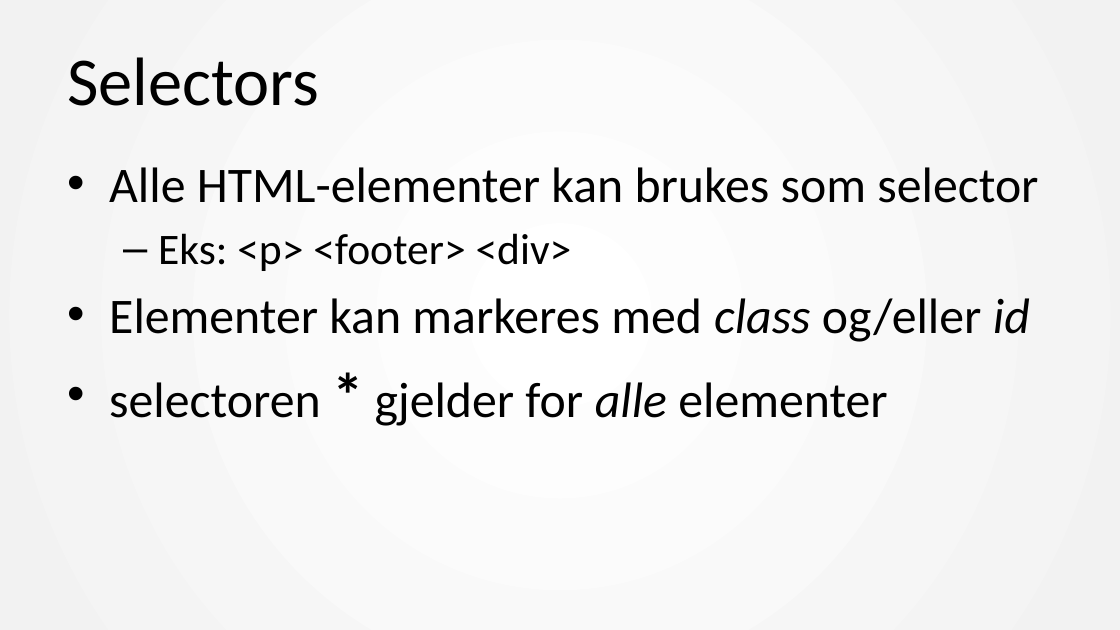
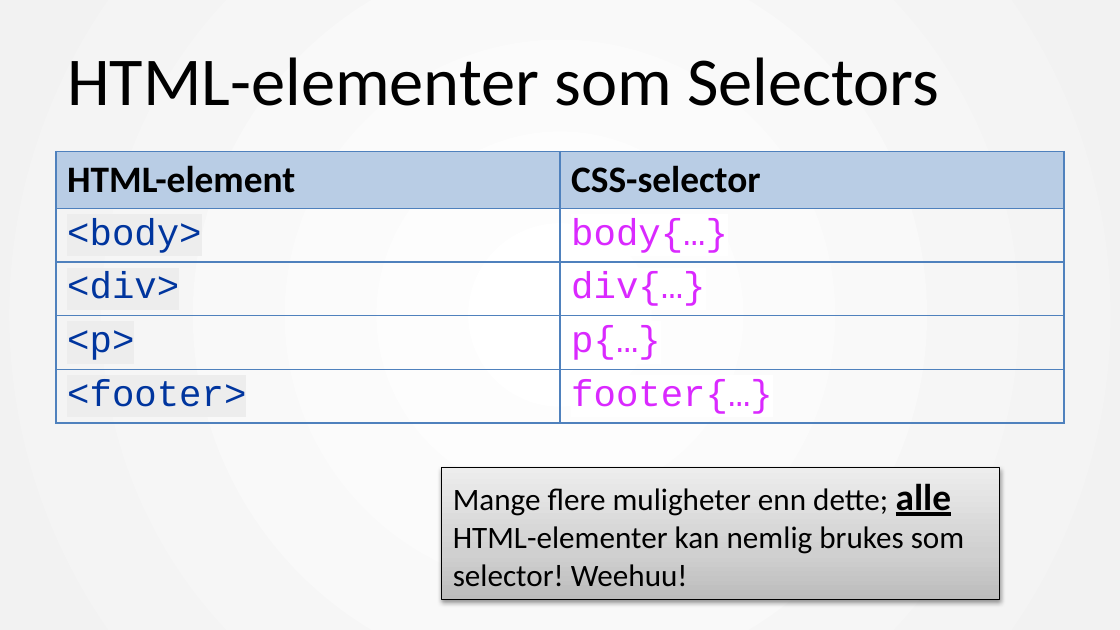
Before and after one commit to mesan/css-kurs, a slide deck: slide 12 of Foiler/1. CSS basic.pptx (slide 11 before the commit). Drawn at 1120x630 pixels with LibreOffice and Linux fonts; fonts in the diff are those of the drawing. Boxes give left, top, right and bottom in pixels: in the first picture for what was removed or moved away, otherwise in the second. Text is boxed around its words. In the diff, an @@ line names an element or a change of style, - is before the commit and + after.

Commit message:
basic foiler og uforsøpla html

```diff
--- a/Foiler/1. CSS basic.pptx
+++ b/Foiler/1. CSS basic.pptx
@@ title at [67, 57, 939, 106]: text changed @@
-Selectors
+HTML-elementer som Selectors
@@ table added at [56, 151, 1064, 431], 5 rows, 2 columns @@
+HTML-element | CSS-selector
+<body> | body{…}
+<div> | div{…}
+<p> | p{…}
+<footer> | footer{…}
@@ text removed at [109, 167, 1038, 426] @@
-• Alle HTML-elementer kan brukes som selector
-  – Eks: <p> <footer> <div>
-• Elementer kan markeres med class og/eller id
-• selectoren * gjelder for alle elementer
@@ rectangle added at [441, 467, 999, 599], fill gradient #BDBDBD to #D1D1D1 to #EEEEEE, outline #000000 0.75 pt, 20 pt, text #000000 @@
+Mange flere muligheter enn dette; alle HTML-elementer kan nemlig brukes som selector! Weehuu!
```
Also in this commit, not shown: 10 other slides changed, 12 slides added, 7 slides removed, 4 other files.
